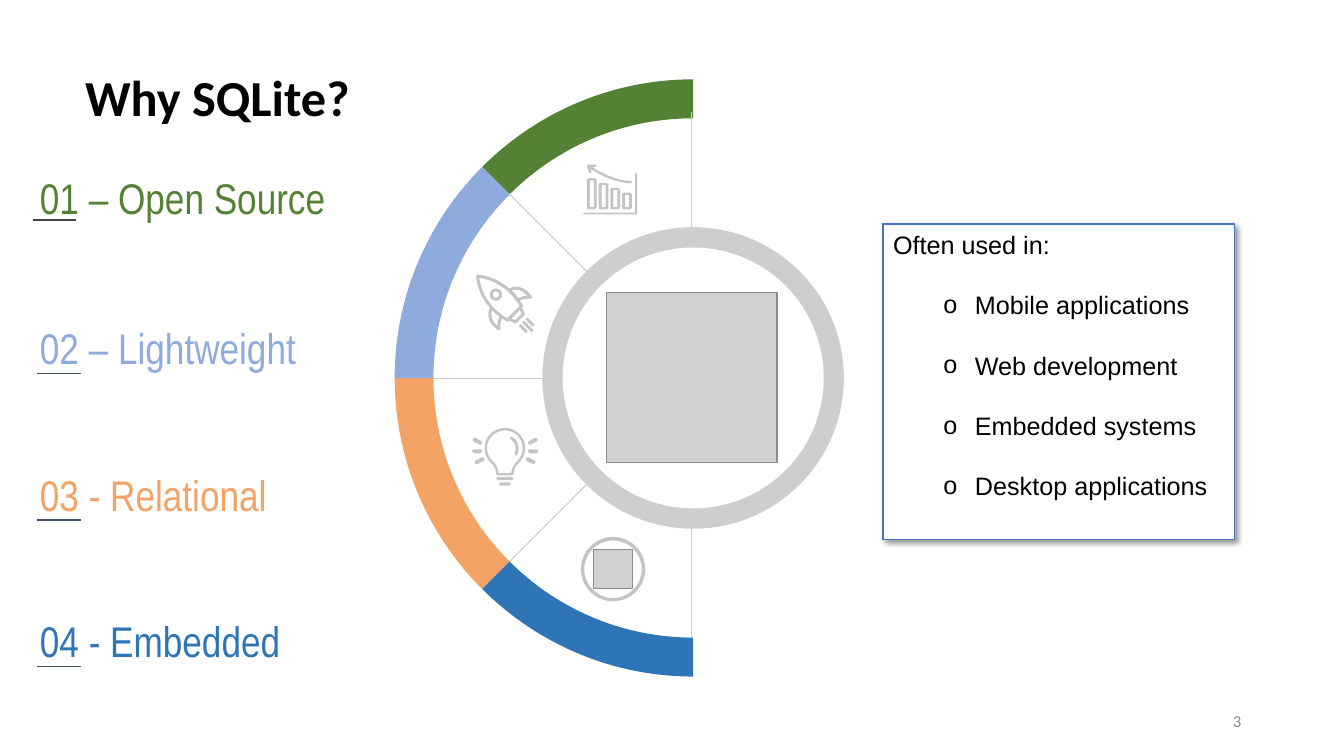
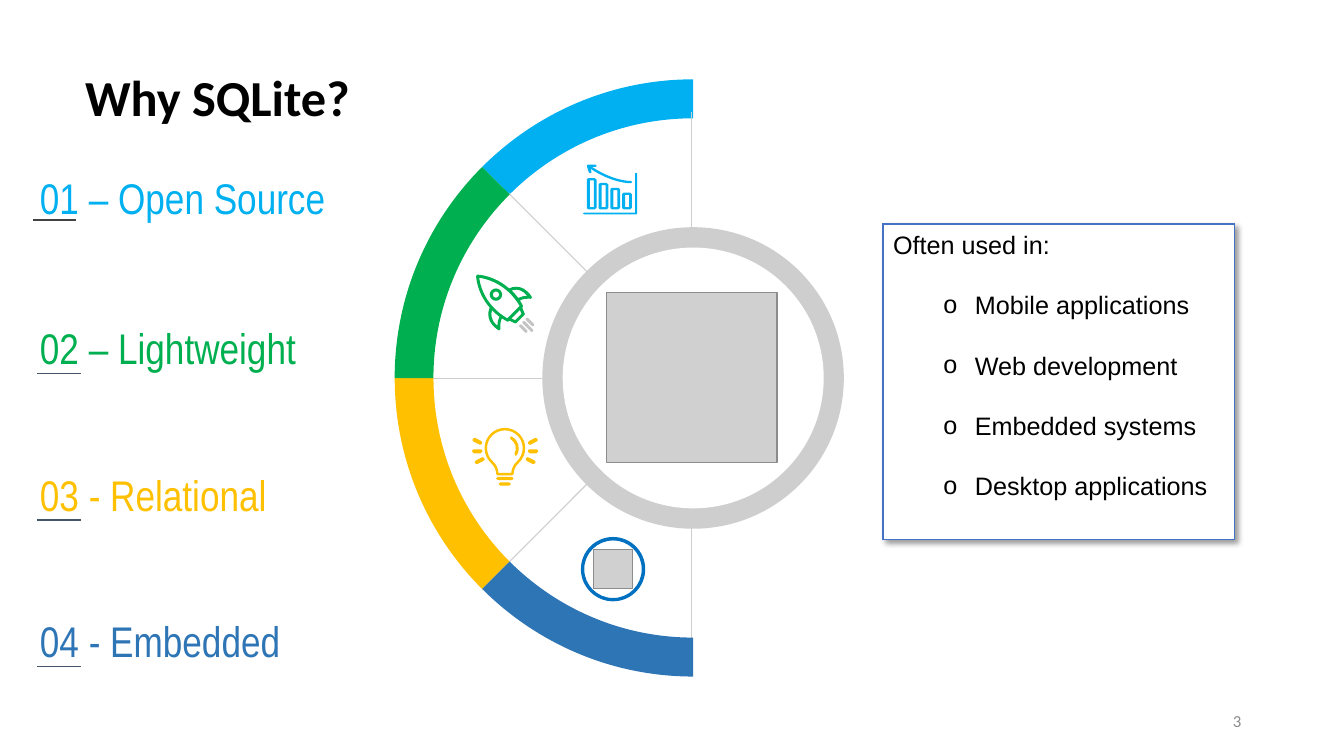
Before and after one commit to AntonioPirani/SQLiteProject, a slide deck: slide 3 of Presentation.pptx. Drawn at 1344x756 pixels with LibreOffice and Linux fonts; fonts in the diff are those of the drawing; grey boxes stand for pictures. Boxes give left, top, right and bottom in pixels: in the first picture for what was removed or moved away, otherwise in the second. Text is boxed around its words. In the diff, an @@ line names an element or a change of style, - is before the commit and + after.

Commit message:
changed colors

```diff
--- a/Presentation.pptx
+++ b/Presentation.pptx
@@ freeform shape at bbox=[482, 80, 693, 195]: fill #548235 to #00B0F0 @@
@@ text "01 – Open Source" at bbox=[40, 184, 325, 222]: text colour #548235 to #00B0F0 @@
@@ freeform shape at bbox=[395, 167, 510, 378]: fill #8FAADC to #00B050 @@
@@ fill #C4C4C4 to #00B0F0 in 6 elements at bbox=[584, 172, 638, 214], bbox=[622, 193, 632, 210], bbox=[611, 188, 621, 209], bbox=[599, 182, 609, 209], bbox=[587, 178, 597, 210], bbox=[587, 164, 632, 182] @@
@@ freeform shape at bbox=[476, 274, 531, 330]: fill #C4C4C4 to #00B050 @@
@@ freeform shape at bbox=[490, 288, 502, 300]: fill #C4C4C4 to #00B050 @@
@@ text "02 – Lightweight" at bbox=[40, 333, 296, 372]: text colour #8FAADC to #00B050 @@
@@ freeform shape at bbox=[395, 378, 510, 589]: fill #F2A365 to #FFC000 @@
@@ fill #C4C4C4 to #FFC000 in 10 elements at bbox=[528, 450, 538, 454], bbox=[528, 438, 538, 445], bbox=[526, 458, 536, 465], bbox=[472, 450, 482, 454], bbox=[473, 438, 483, 445], bbox=[475, 458, 485, 465], bbox=[496, 477, 513, 480], bbox=[499, 483, 511, 486], bbox=[485, 429, 525, 476], bbox=[510, 437, 521, 456] @@
@@ text "03 - Relational" at bbox=[40, 480, 266, 512]: text colour #F2A365 to #FFC000 @@
@@ freeform shape at bbox=[581, 537, 645, 602]: fill #C4C4C4 to #0070C0 @@
```
Also in this commit, not shown: 3 other slides changed.
